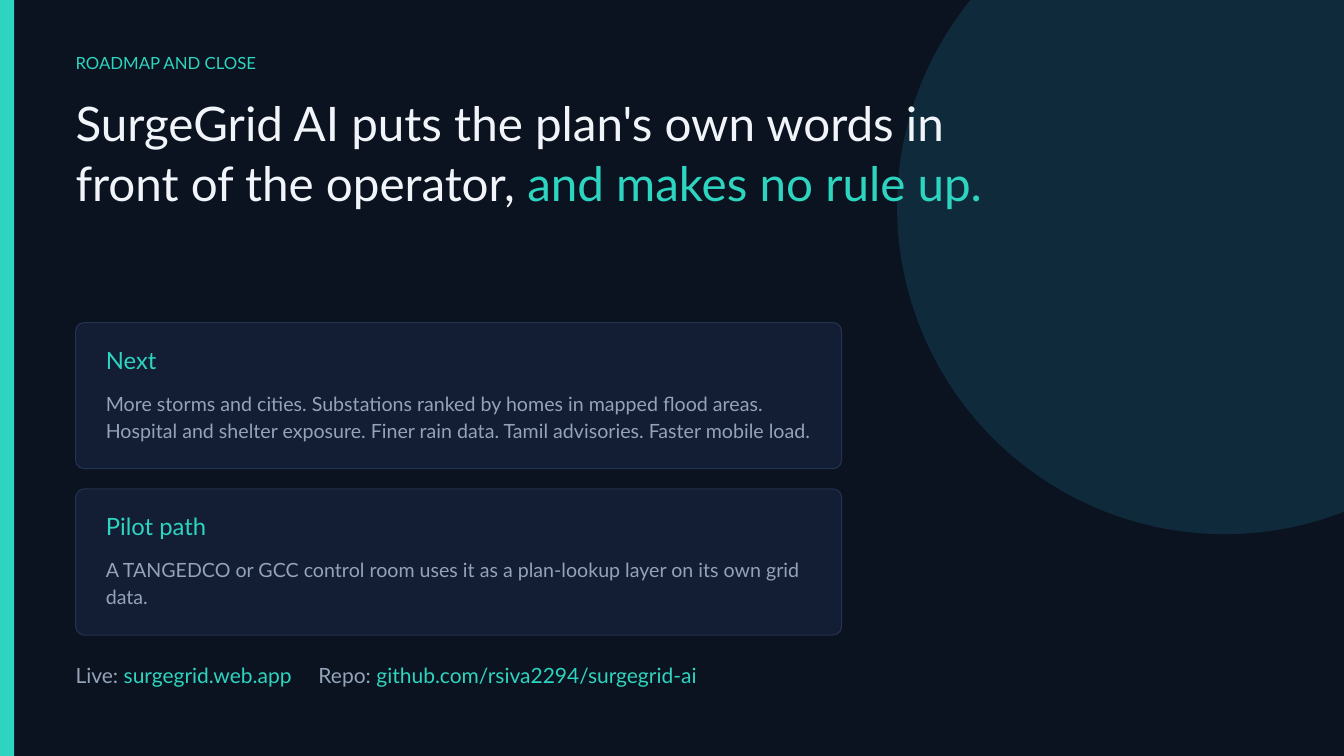
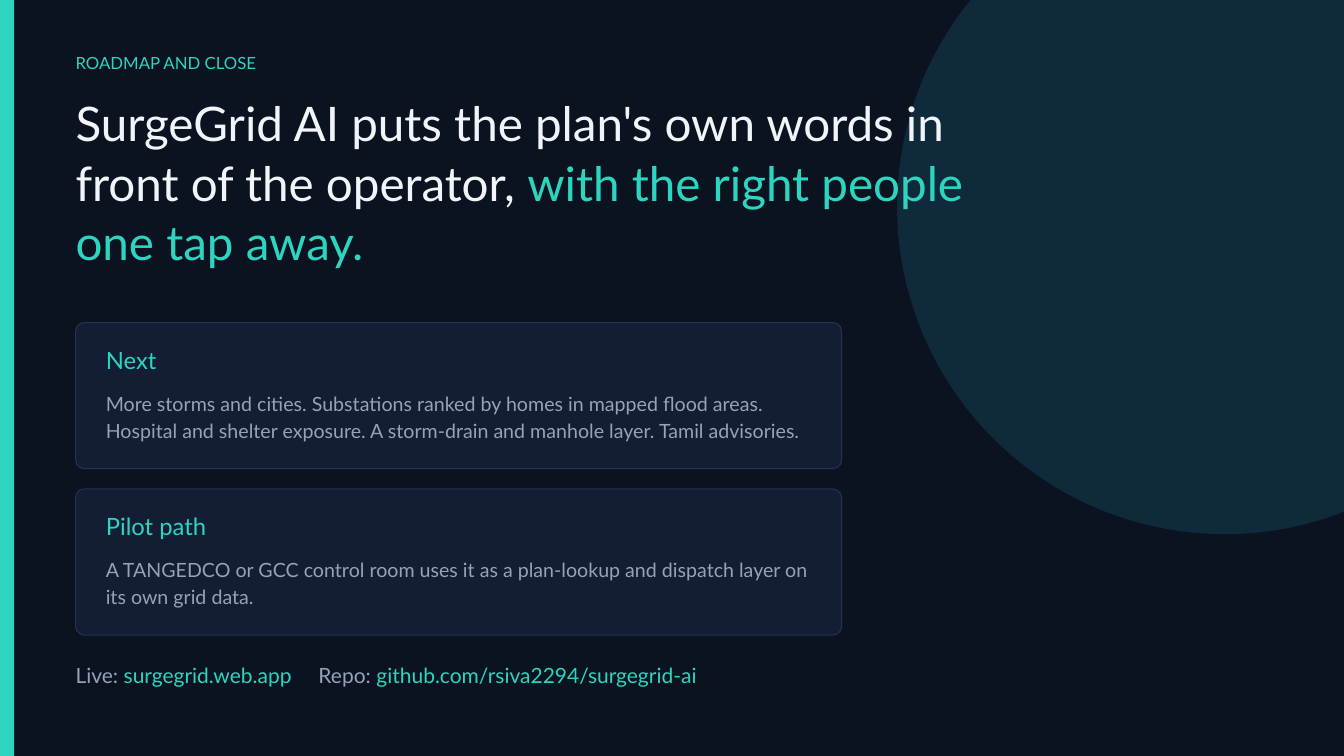
Before and after one commit to rsiva2294/surgegrid-ai, a slide deck: slide 12 of docs/SurgeGrid_AI_Deck.pptx. Drawn at 1344x756 pixels with LibreOffice and Linux fonts; fonts in the diff are those of the drawing. Boxes give left, top, right and bottom in pixels: in the first picture for what was removed or moved away, otherwise in the second. Text is boxed around its words. In the diff, an @@ line names an element or a change of style, - is before the commit and + after.

```diff
--- a/docs/SurgeGrid_AI_Deck.pptx
+++ b/docs/SurgeGrid_AI_Deck.pptx
@@ text at [76, 106, 963, 268]: text changed @@
-SurgeGrid AI puts the plan's own words in front of the operator, and makes no rule up.
+SurgeGrid AI puts the plan's own words in front of the operator, with the right people one tap away.
@@ text at [106, 396, 800, 442]: text changed @@
-More storms and cities. Substations ranked by homes in mapped flood areas. Hospital and shelter exposure. Finer rain data. Tamil advisories. Faster mobile load.
+More storms and cities. Substations ranked by homes in mapped flood areas. Hospital and shelter exposure. A storm-drain and manhole layer. Tamil advisories.
@@ text at [106, 562, 807, 608]: text changed @@
-A TANGEDCO or GCC control room uses it as a plan-lookup layer on its own grid data.
+A TANGEDCO or GCC control room uses it as a plan-lookup and dispatch layer on its own grid data.
```
Also in this commit, not shown: 9 other slides changed, 1 other file.
